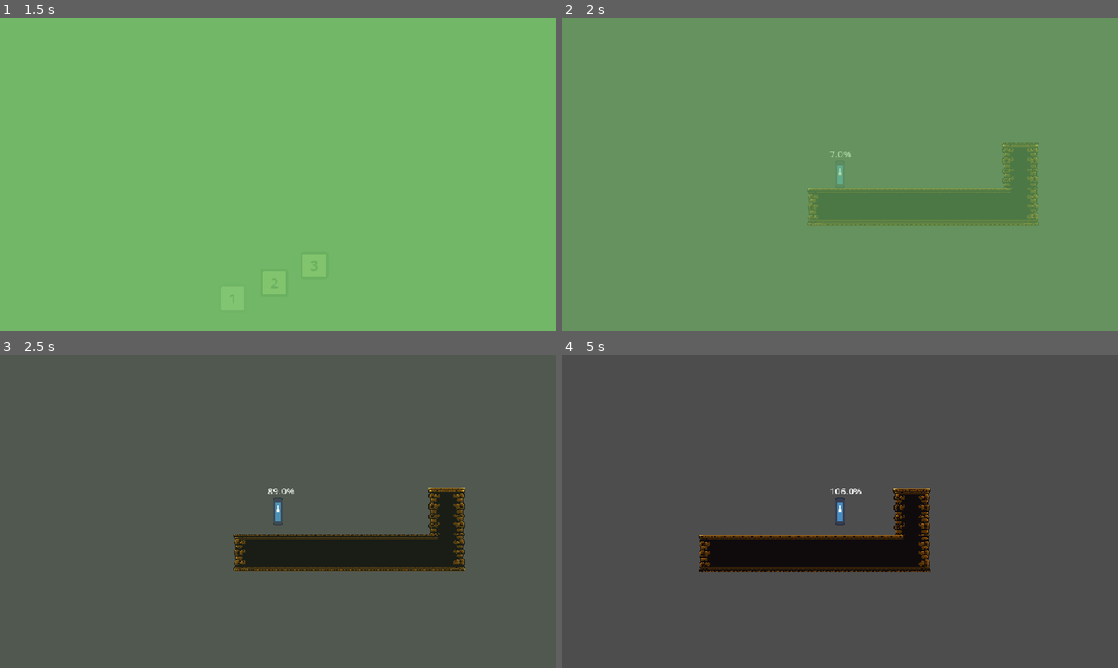
Above: before the commit, frames 1-4 (two rows, left to right).
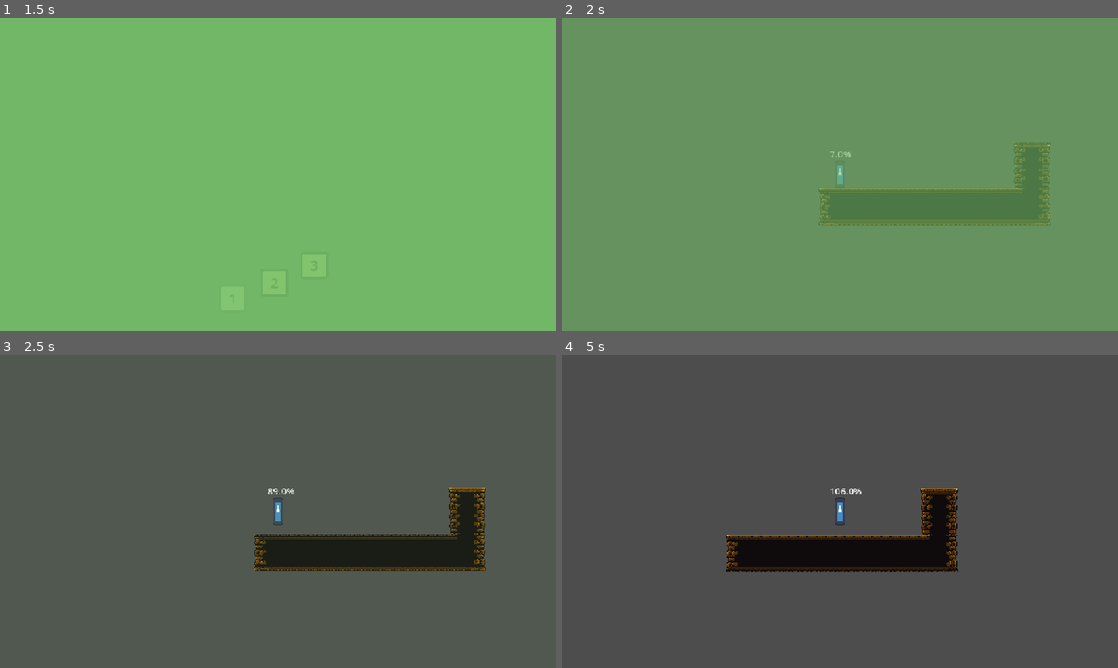
Above: after the commit, the same moments.

Repository: ygda-org/towerglass
Game: Godot game, scene res://ui/level_select.tscn
Two runs of this game, one before a commit and one after it. Both use one fixed random seed, a clock stepped at 60 frames per second and the inputs below. The engine's default icon, where the game draws it, is replaced by a stand-in: a white triangle on a blue panel in a dark square. Sound files missing from this copy of the repository are replaced by a short silence.
Inputs:
- Up to frame 1 (1.5 s): click "1" at 0.5 s; hold D (right) from 1.28 s (still down)
- Up to frame 2 (2 s): keep holding D (right); tap Space (jump) at 1.52 s
- Up to frame 3 (2.5 s): keep holding D (right); tap Space (jump) at 2.27 s
- Up to frame 4 (5 s): release D (right) at 2.78 s; hold A (left) 2.78-3.53 s; tap Enter at 3.5 s; hold D (right) from 3.53 s (still down); tap Space (jump) at 3.77, 4.52 s

Frame 1 is identical in both runs. In frame 2, 1.8% of the frame differs, in the area x 44-88%, y 39-67%; in frame 3, 2.7%; in frame 4, 3.1%, in the area x 24-72%, y 42-70%.

Commit message:
some nicer player control

Diff:
--- a/player/player.gd
+++ b/player/player.gd
@@ -1,6 +1,9 @@
 extends CharacterBody2D
 
 const GRAVITY = 450
+@export var gravity_curve_asc: Curve
+@export var gravity_curve_dec: Curve
+const MAX_FALL_SPEED = 500
 
 const MAX_JUMP = -300
 const MAX_JUMP_CHARGE = 0.5
@@ -11,6 +14,9 @@
 @export var jump_charge_curve: Curve
 
 const MAX_SPEED = 150
+const AIR_FRICTION = 0.99
+const AIR_CONTROL = 500
+@export var aerial_acceleration_curve: Curve
 
 func _ready() -> void:
 	GameState.player = self
@@ -27,7 +33,14 @@
 			flip()
 	else:
 		var dir = Input.get_axis("left", "right")
-		velocity.x = MAX_SPEED * dir
+		if dir * velocity.x <= 0:
+			velocity.x *= AIR_FRICTION
+		velocity.x = move_toward(velocity.x, MAX_SPEED * dir, AIR_CONTROL * delta * aerial_acceleration_curve.sample(abs(velocity.x/MAX_SPEED)))
+		var grav_mult
+		if velocity.y > 0:
+			grav_mult = gravity_curve_dec.sample(velocity.y/MAX_FALL_SPEED)
+		else:
+			grav_mult = gravity_curve_asc.sample(velocity.y/MAX_JUMP)
 		velocity.y += GRAVITY * delta # add curve later
 	move_and_slide()
 
--- a/player/player.tscn
+++ b/player/player.tscn
@@ -3,8 +3,20 @@
 [ext_resource type="Script" uid="uid://dkn1f6xxho7w1" path="res://player/player.gd" id="1_oul6g"]
 [ext_resource type="Texture2D" uid="uid://b80ubkmo4x1vu" path="res://assets/icon.svg" id="2_rkbax"]
 
+[sub_resource type="Curve" id="Curve_qjkh3"]
+_data = [Vector2(0, 0.4545455), 0.0, -0.1595681, 0, 0, Vector2(1, 0.099173546), -1.2676758, 0.0, 0, 0]
+point_count = 2
+
+[sub_resource type="Curve" id="Curve_g6k8r"]
+_data = [Vector2(0, 0.25619835), 0.0, 2.4777322, 0, 0, Vector2(0.26693225, 1), 0.94828826, 0.0, 0, 0]
+point_count = 2
+
 [sub_resource type="Curve" id="Curve_rkbax"]
 _data = [Vector2(0, 0.23140502), 0.0, 1.6076446, 0, 0, Vector2(1, 1), 0.028416228, 0.0, 0, 0]
+point_count = 2
+
+[sub_resource type="Curve" id="Curve_g1dw6"]
+_data = [Vector2(0, 1), 0.0, 0.0, 0, 0, Vector2(1, 0.57024795), -1.281234, 0.0, 0, 0]
 point_count = 2
 
 [sub_resource type="RectangleShape2D" id="RectangleShape2D_i50wy"]
@@ -12,7 +24,10 @@
 
 [node name="Player" type="CharacterBody2D" unique_id=491503936]
 script = ExtResource("1_oul6g")
+gravity_curve_asc = SubResource("Curve_qjkh3")
+gravity_curve_dec = SubResource("Curve_g6k8r")
 jump_charge_curve = SubResource("Curve_rkbax")
+aerial_acceleration_curve = SubResource("Curve_g1dw6")
 
 [node name="Sprite2D" type="Sprite2D" parent="." unique_id=1371412027]
 scale = Vector2(0.125, 0.375)
